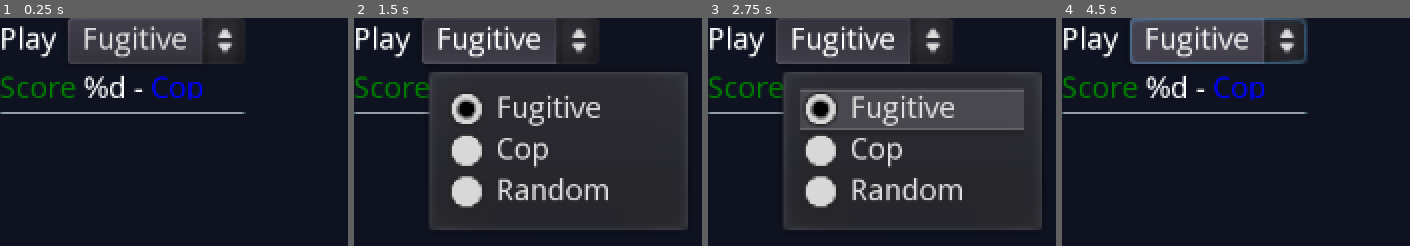
Above: before the commit, frames 1-4 (left to right).
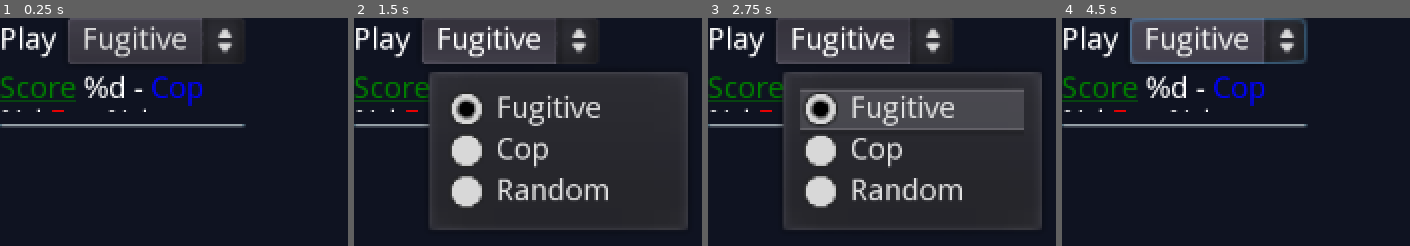
Above: after the commit, the same moments.

Repository: FugitiveTheGame/Fugitive
Game: Godot game, scene res://screens/lobby/ControlPlayerLabel.tscn
Same seed, same stepped clock (60 frames per second), same inputs: the game is played once before the commit and once after it. This scene is started directly instead of the project's main scene.
Inputs:
- Up to frame 1 (0.25 s): no input
- Up to frame 2 (1.5 s): click "Fugitive" at 0.5 s; tap Enter at 1.25 s; hold Right (ui_right) from 1.28 s (still down); hold H (car_horn) from 1.28 s (still down)
- Up to frame 3 (2.75 s): tap Space at 2 s; release Right (ui_right) at 2.03 s; release H (car_horn) at 2.03 s; hold Down (ui_down) from 2.03 s (still down); tap L (lock_car) at 2.1 s
- Up to frame 4 (4.5 s): tap Enter at 2.75, 4.25 s; release Down (ui_down) at 2.78 s; hold Right (ui_right) 2.78-3.53 s; hold Shift (sprint) 2.78-3.53 s; tap Space at 3.5 s; hold Up (ui_up) 3.53-4.28 s; tap E (use) at 3.6 s; hold Left (ui_left) from 4.28 s (still down); hold H (car_horn) from 4.28 s (still down)

The runs differ from the first frame. In frame 1, 2.2% of the frame differs, in the area x 0-71%, y 35-49%; in frame 2, 0.8%; in frame 3, 0.8%; in frame 4, 2.2%.

Commit message:
Minor lobby tweaks
player stats no longer cut off

Diff:
--- a/screens/lobby/ControlPlayerLabel.tscn
+++ b/screens/lobby/ControlPlayerLabel.tscn
@@ -4,7 +4,7 @@
 
 [node name="Root" type="VBoxContainer"]
 margin_right = 196.0
-margin_bottom = 85.0
+margin_bottom = 90.0
 size_flags_horizontal = 3
 script = ExtResource( 1 )
 __meta__ = {
@@ -43,16 +43,17 @@
 [node name="StatsLabel" type="RichTextLabel" parent="."]
 margin_top = 45.0
 margin_right = 196.0
-margin_bottom = 65.0
-rect_min_size = Vector2( 0, 20 )
+margin_bottom = 75.0
+rect_min_size = Vector2( 0, 30 )
 size_flags_horizontal = 3
+size_flags_vertical = 3
 bbcode_enabled = true
 bbcode_text = "[color=green][b][u]Score[/u][/b][/color] %d - [i][color=blue]Cop[/color] %d [color=red]Fug[/color] %d[/i]"
 text = "Score %d - Cop %d Fug %d"
 scroll_active = false
 
 [node name="HSeparator" type="HSeparator" parent="."]
-margin_top = 73.0
+margin_top = 83.0
 margin_right = 196.0
-margin_bottom = 81.0
+margin_bottom = 91.0
 [connection signal="item_selected" from="MainContainer/OptionPlayerRole" to="." method="_on_OptionPlayerRole_item_selected"]
--- a/screens/lobby/Lobby.tscn
+++ b/screens/lobby/Lobby.tscn
@@ -91,14 +91,15 @@
 align = 1
 
 [node name="HidersCount" type="Label" parent="OuterContainer/CenterContainer/PlayersContainer"]
-margin_top = 66.0
-margin_right = 354.0
-margin_bottom = 91.0
+margin_top = 65.0
+margin_right = 354.0
+margin_bottom = 125.0
+rect_min_size = Vector2( 0, 60 )
 text = "Fugitives: %d (min: %d, max: %d)"
 align = 1
 
 [node name="PlayersScrollContainer" type="ScrollContainer" parent="OuterContainer/CenterContainer/PlayersContainer"]
-margin_top = 99.0
+margin_top = 134.0
 margin_right = 354.0
 margin_bottom = 440.0
 size_flags_horizontal = 3
@@ -106,7 +107,7 @@
 
 [node name="PlayerList" type="VBoxContainer" parent="OuterContainer/CenterContainer/PlayersContainer/PlayersScrollContainer"]
 margin_right = 354.0
-margin_bottom = 341.0
+margin_bottom = 306.0
 size_flags_horizontal = 3
 size_flags_vertical = 7
 __meta__ = {
